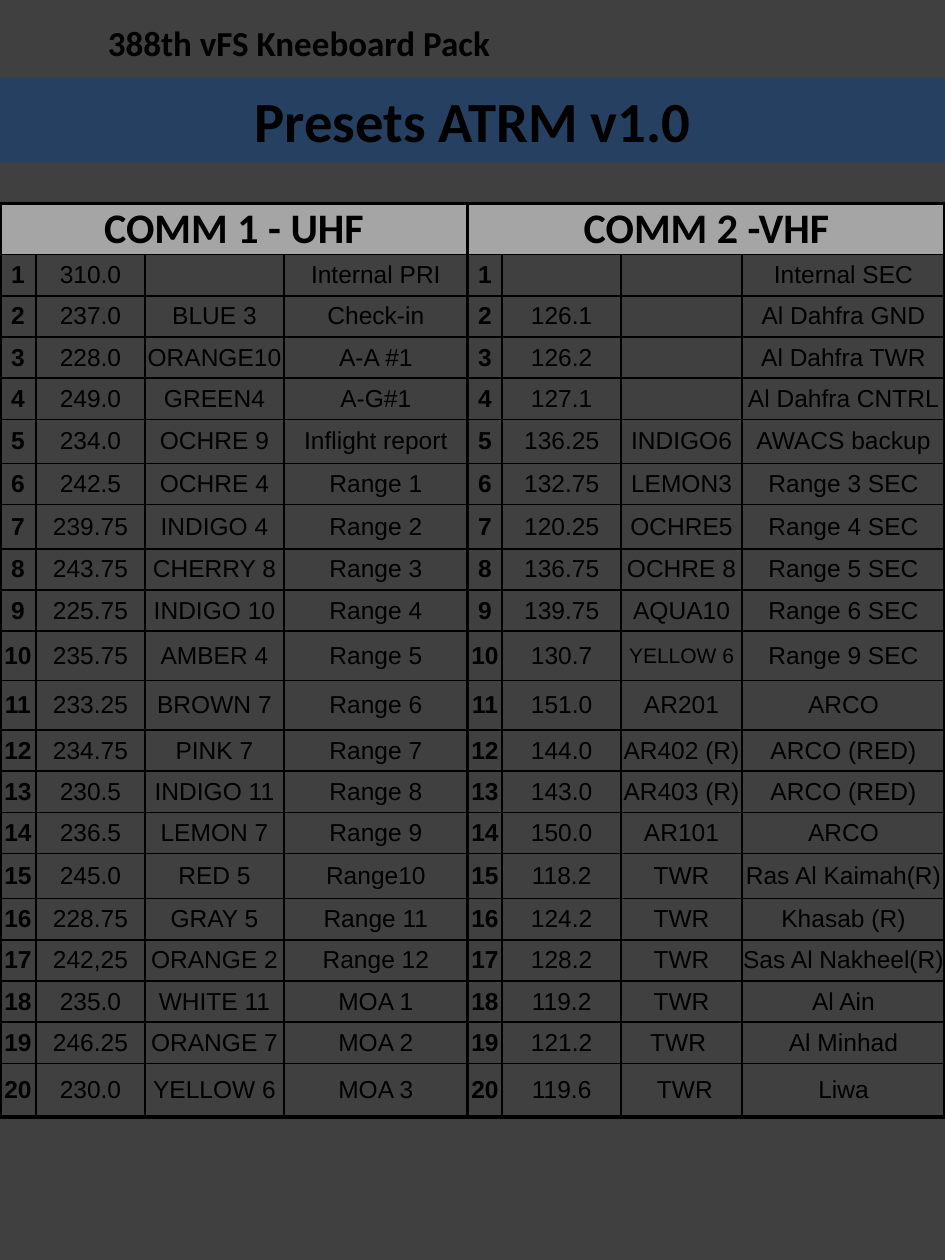
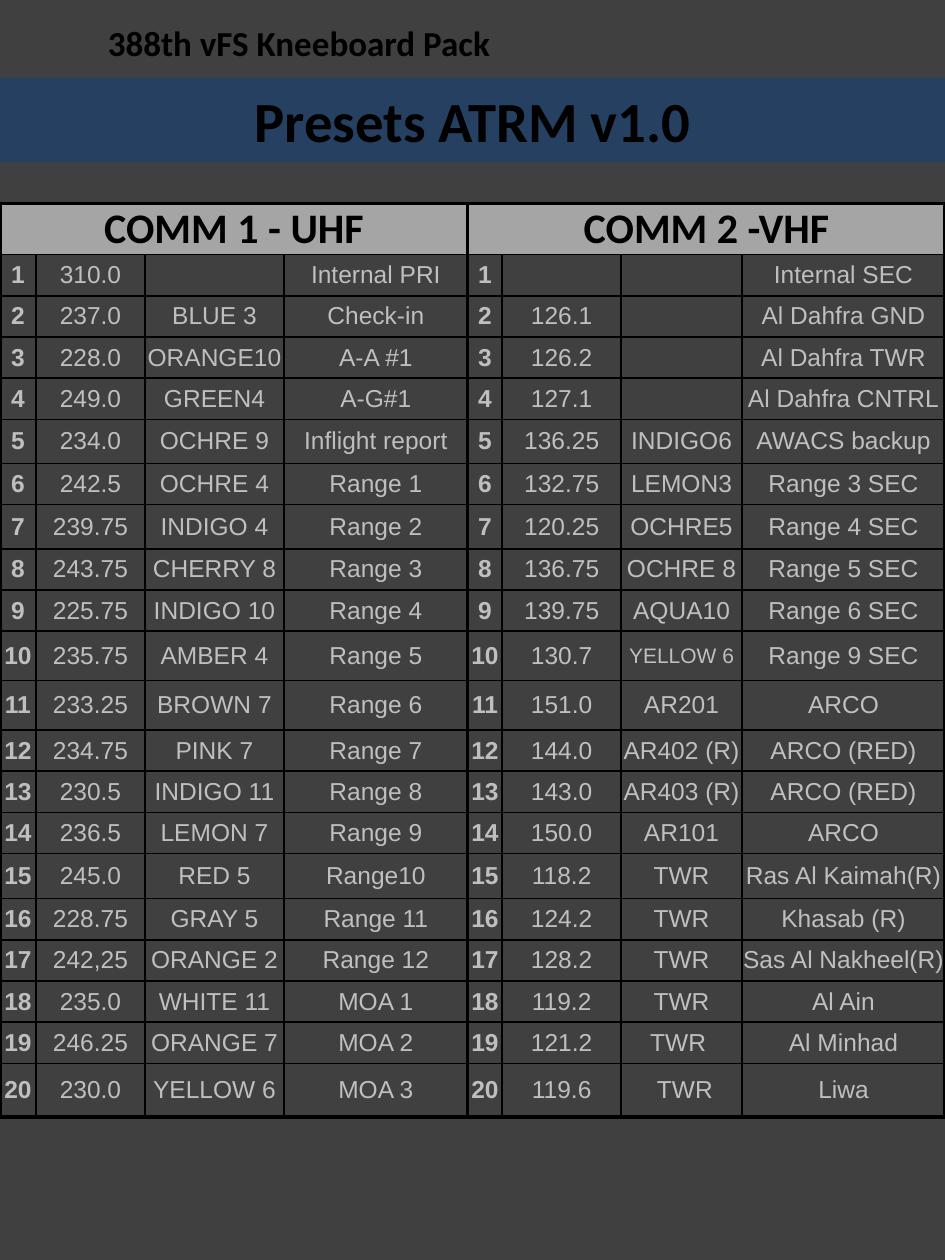
Before and after one commit to 132nd-vWing/132-TRP-388, a slide deck: slide 17 of Kneeboard Pack/388 Kneeboard Pack.pptx (slide 12 before the commit). Drawn at 945x1260 pixels with LibreOffice and Linux fonts; fonts in the diff are those of the drawing; background and template pictures are left out. Boxes give left, top, right and bottom in pixels: in the first picture for what was removed or moved away, otherwise in the second. Text is boxed around its words. In the diff, an @@ line names an element or a change of style, - is before the commit and + after.

```diff
--- a/Kneeboard Pack/388 Kneeboard Pack.pptx
+++ b/Kneeboard Pack/388 Kneeboard Pack.pptx
@@ table at [0, 203, 945, 1115] @@
@@ text colour #000000 to #BFBFBF @@
```
Also in this commit, not shown: 2 other slides changed, 5 slides added.
